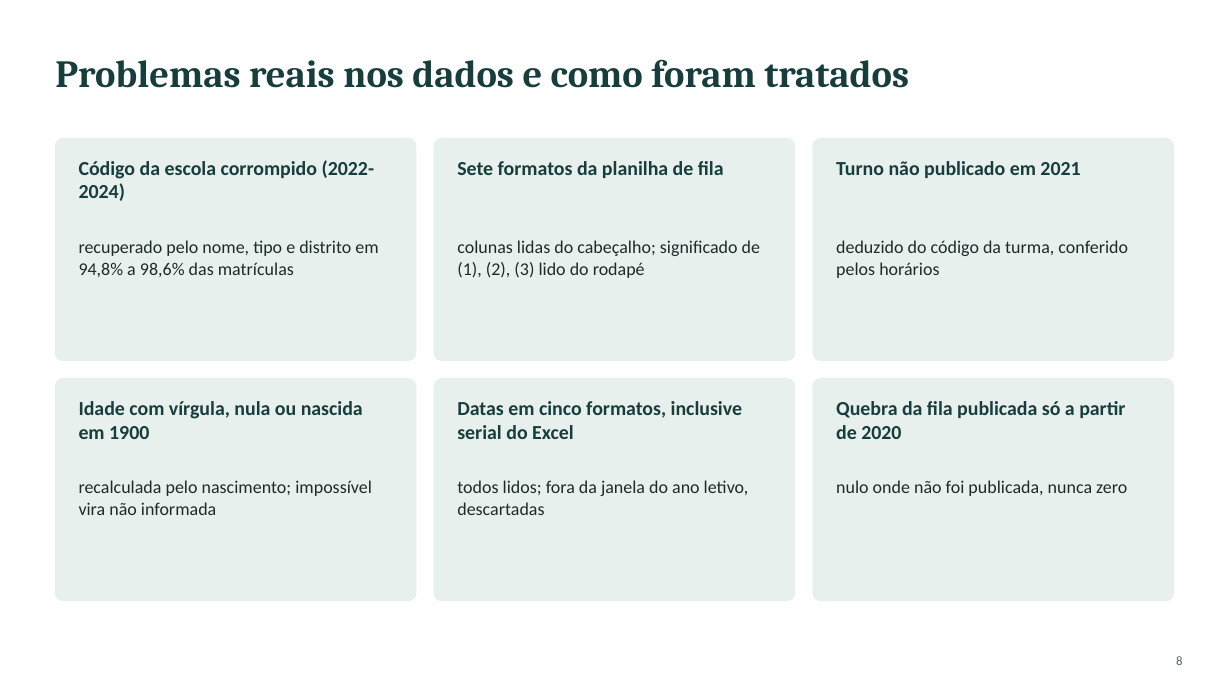
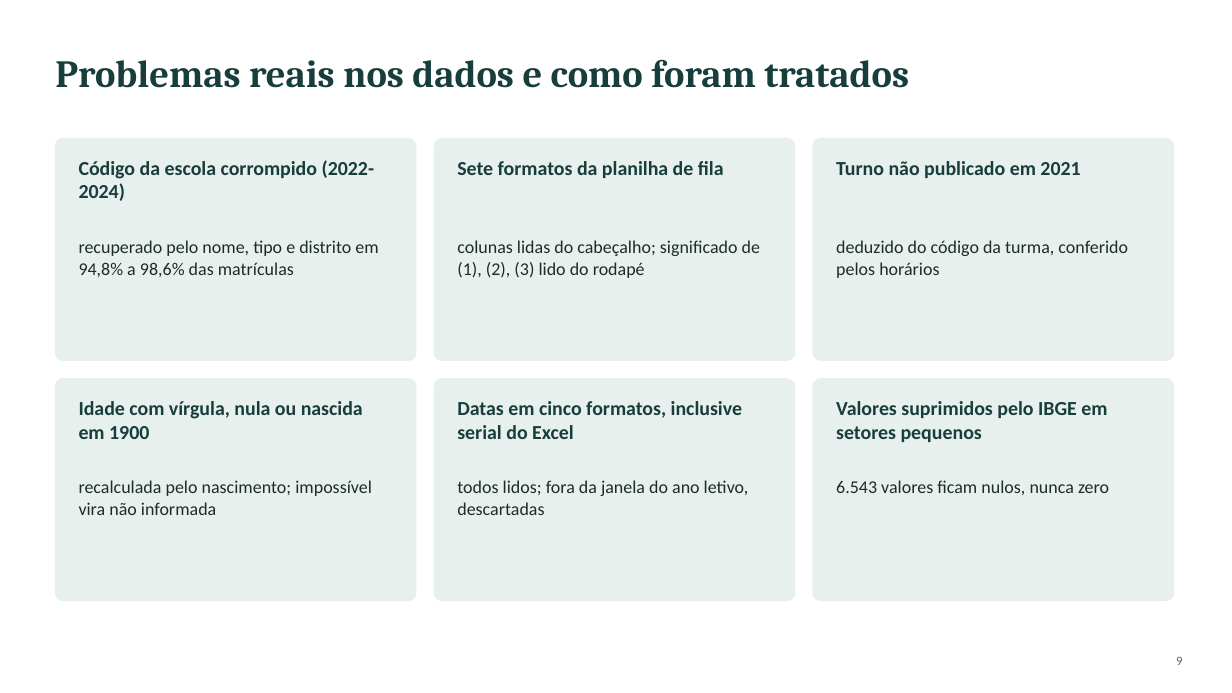
Before and after one commit to kevennlaranjeira/OLAP2026, a slide deck: slide 9 of docs/apresentacao/apresentacao-projeto1.pptx (slide 8 before the commit). Drawn at 1232x693 pixels with LibreOffice and Linux fonts; fonts in the diff are those of the drawing. Boxes give left, top, right and bottom in pixels: in the first picture for what was removed or moved away, otherwise in the second. Text is boxed around its words. In the diff, an @@ line names an element or a change of style, - is before the commit and + after.

```diff
--- a/docs/apresentacao/apresentacao-projeto1.pptx
+++ b/docs/apresentacao/apresentacao-projeto1.pptx
@@ text at box(836, 401, 1107, 442): text changed @@
-Quebra da fila publicada só a partir de 2020
+Valores suprimidos pelo IBGE em setores pequenos
@@ text at box(836, 480, 1109, 495): text changed @@
-nulo onde não foi publicada, nunca zero
+6.543 valores ficam nulos, nunca zero
@@ text at box(1176, 656, 1182, 665): text changed @@
-8
+9
```
Also in this commit, not shown: 12 other slides changed, 7 slides added, 3 slides removed, 3 other files.
